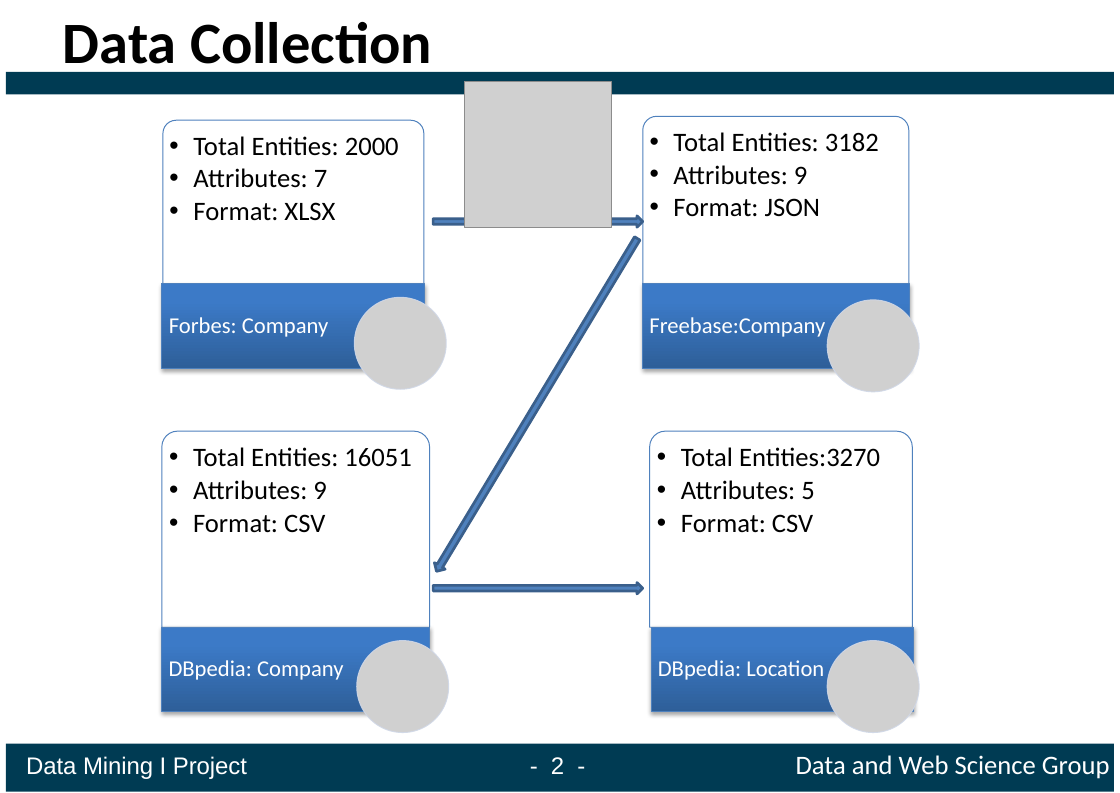
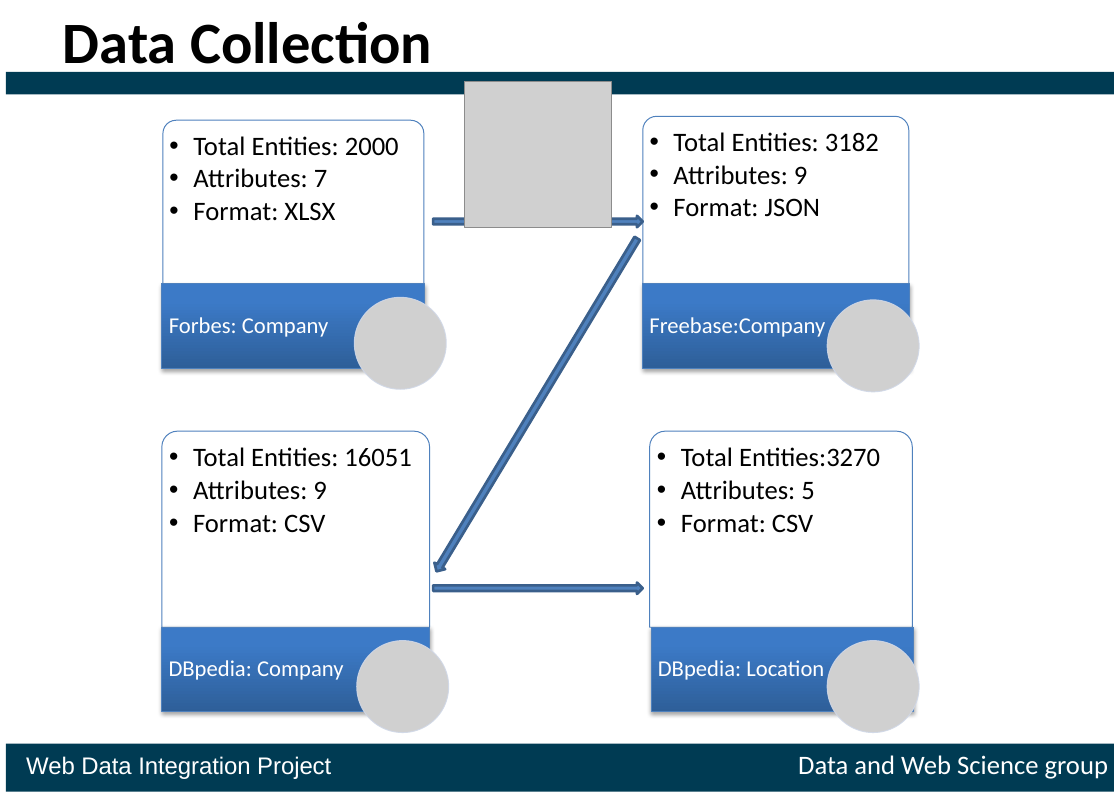
Before and after one commit to ofrendo/WebDataIntegration, a slide deck: slide 5 of presentation/Presentation_template.pptx. Drawn at 1120x793 pixels with LibreOffice and Linux fonts; fonts in the diff are those of the drawing; grey boxes stand for pictures. Boxes give left, top, right and bottom in pixels: in the first picture for what was removed or moved away, otherwise in the second. Text is boxed around its words. In the diff, an @@ line names an element or a change of style, - is before the commit and + after.

```diff
--- a/presentation/Presentation_template.pptx
+++ b/presentation/Presentation_template.pptx
@@ text at (26, 755, 1108, 779): text changed; size 20 to 18 pt; font Calibri to Arial @@
-Data Mining I Project - 2 - Data and Web Science Group
+Web Data Integration Project Data and Web Science group
```
Also in this commit, not shown: 12 other slides changed, 1 slide removed.
